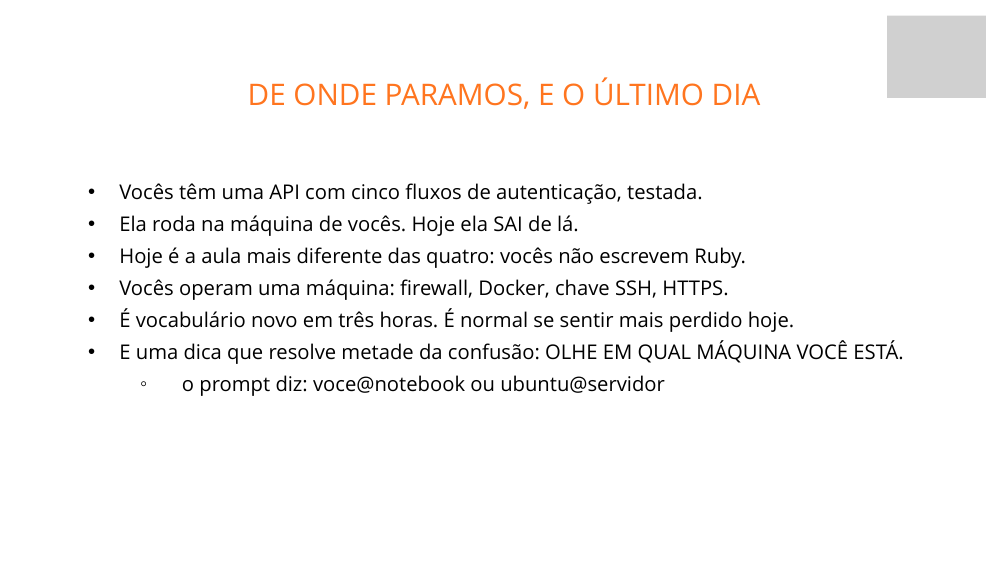
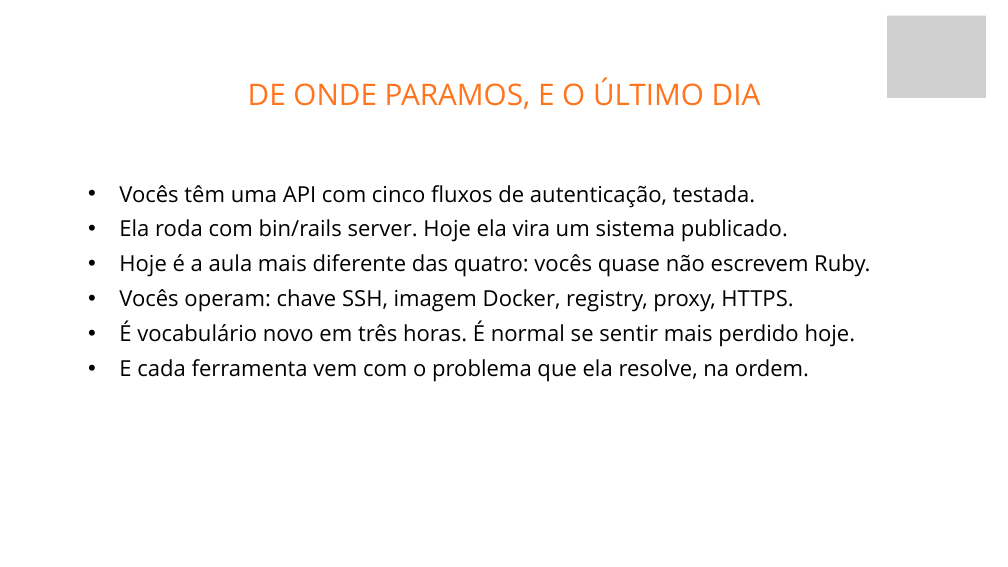
Before and after one commit to fabriciosiqueira08/capacitacao-gabarito, a slide deck: slide 3 of slides/build/aula-04-servidor-docker-kamal-e-deploy.pptx. Drawn at 1008x567 pixels with LibreOffice and Linux fonts; fonts in the diff are those of the drawing; grey boxes stand for pictures; background and template pictures are left out. Boxes give left, top, right and bottom in pixels: in the first picture for what was removed or moved away, otherwise in the second. Text is boxed around its words. In the diff, an @@ line names an element or a change of style, - is before the commit and + after.

```diff
--- a/slides/build/aula-04-servidor-docker-kamal-e-deploy.pptx
+++ b/slides/build/aula-04-servidor-docker-kamal-e-deploy.pptx
@@ text at (119,185,856,347): size 28.9 to 31.6 pt in "Vocês têm uma API com cinco fluxos ...", "É vocabulário novo em três horas. É ..."; line spacing 45.7pt to 49.9pt @@
@@ text at (119,219,870,312): text changed; size 28.9 to 31.6 pt @@
-  • Ela roda na máquina de vocês. Hoje ela SAI de lá.
-  • Hoje é a aula mais diferente das quatro: vocês não escrevem Ruby.
-  • Vocês operam uma máquina: firewall, Docker, chave SSH, HTTPS.
+  • Ela roda com bin/rails server. Hoje ela vira um sistema publicado.
+  • Hoje é a aula mais diferente das quatro: vocês quase não escrevem Ruby.
+  • Vocês operam: chave SSH, imagem Docker, registry, proxy, HTTPS.
@@ text at (119,359,809,382): text changed; size 28.9 to 31.6 pt @@
-  • E uma dica que resolve metade da confusão: OLHE EM QUAL MÁQUINA VOCÊ ESTÁ.
-    ◦ o prompt diz: voce@notebook ou ubuntu@servidor
+  • E cada ferramenta vem com o problema que ela resolve, na ordem.
```
Also in this commit, not shown: 10 other slides changed, 34 other files.
